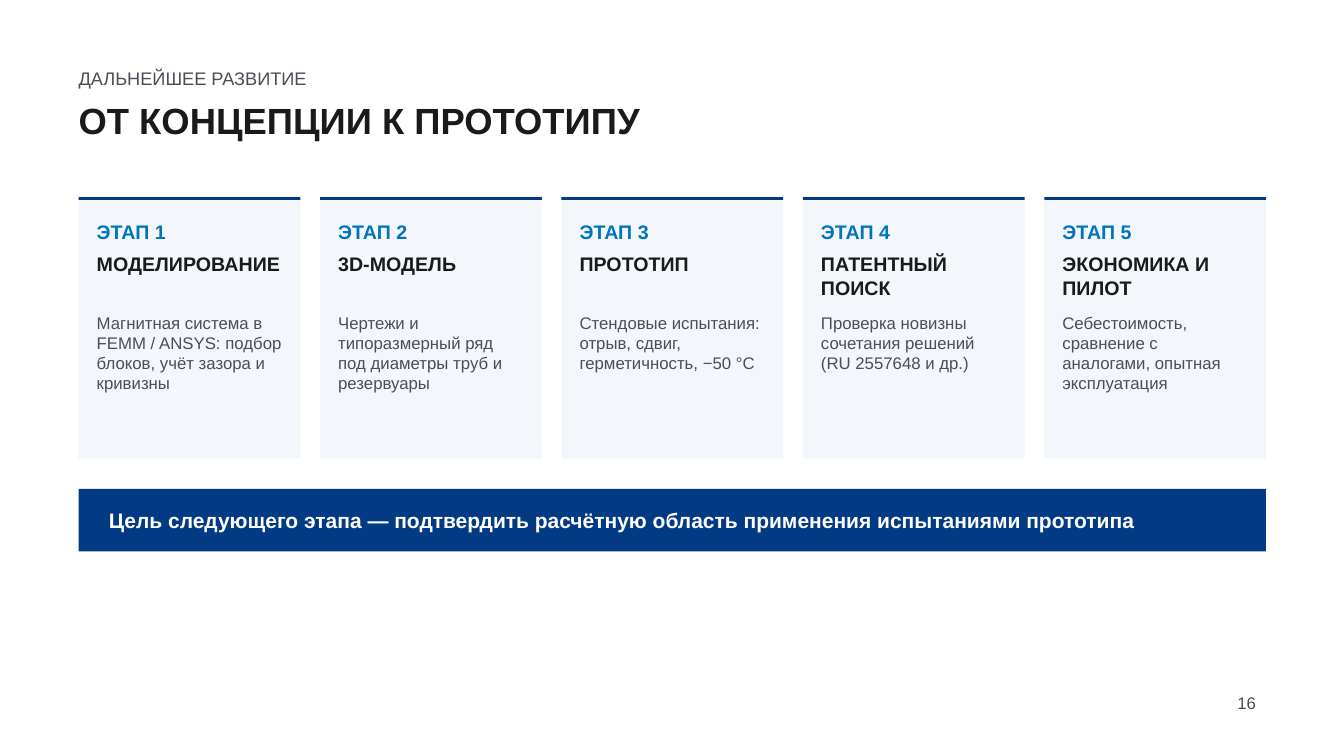
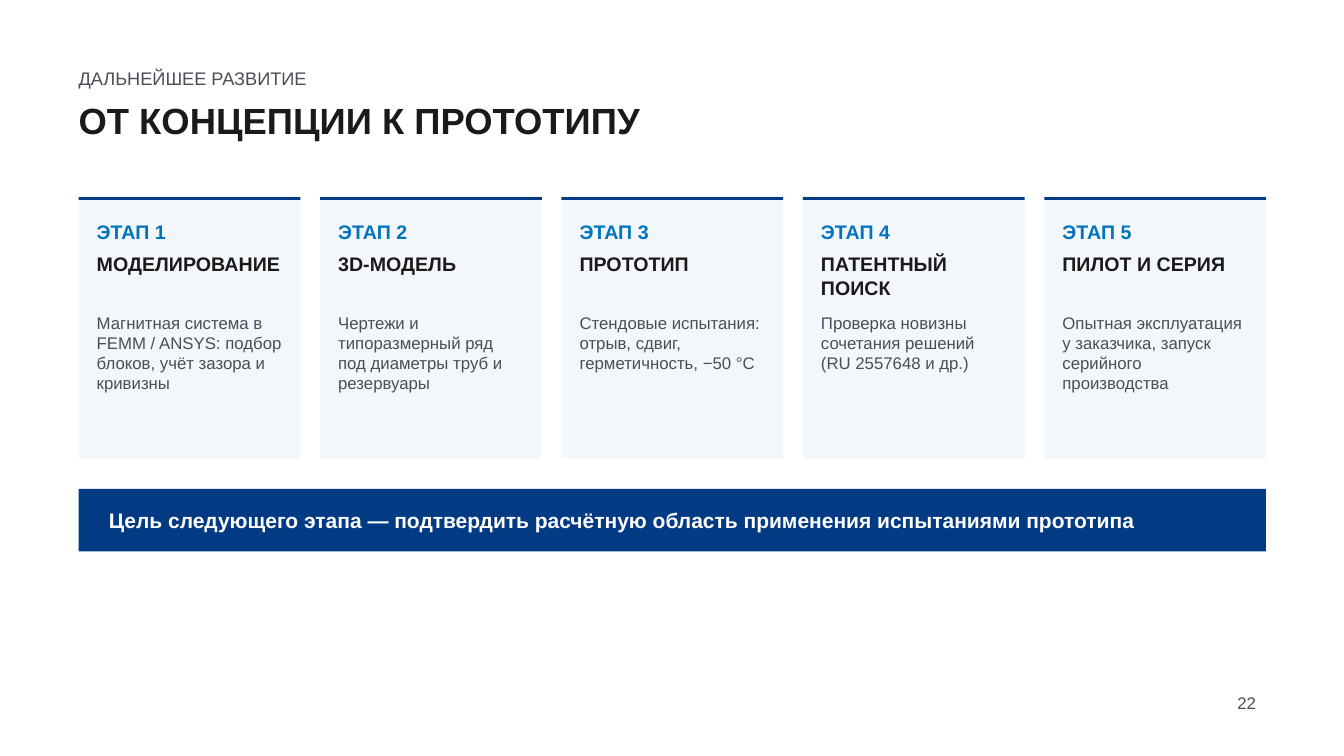
Before and after one commit to Arhipov-stack/ArhipovHub, a slide deck: slide 22 of magnetic-seal-plate/presentation/MVGP_presentation.pptx (slide 16 before the commit). Drawn at 1344x756 pixels with LibreOffice and Linux fonts; fonts in the diff are those of the drawing. Boxes give left, top, right and bottom in pixels: in the first picture for what was removed or moved away, otherwise in the second. Text is boxed around its words. In the diff, an @@ line names an element or a change of style, - is before the commit and + after.

```diff
--- a/magnetic-seal-plate/presentation/MVGP_presentation.pptx
+++ b/magnetic-seal-plate/presentation/MVGP_presentation.pptx
@@ text at (1062,257,1226,271): text changed @@
-ЭКОНОМИКА И ПИЛОТ
+ПИЛОТ И СЕРИЯ
@@ text at (1062,317,1242,393): text changed @@
-Себестоимость, сравнение с аналогами, опытная эксплуатация
+Опытная эксплуатация у заказчика, запуск серийного производства
@@ page number at (1237,697,1256,709): text changed @@
-16
+22
```
Also in this commit, not shown: 3 other slides changed, 6 slides added, 15 other files.
